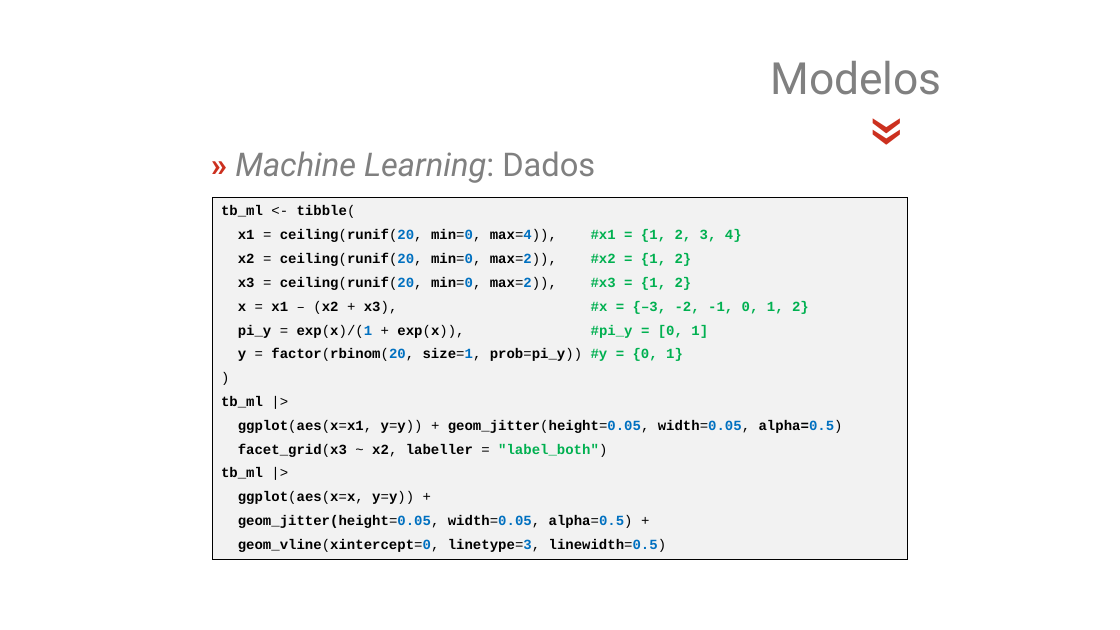
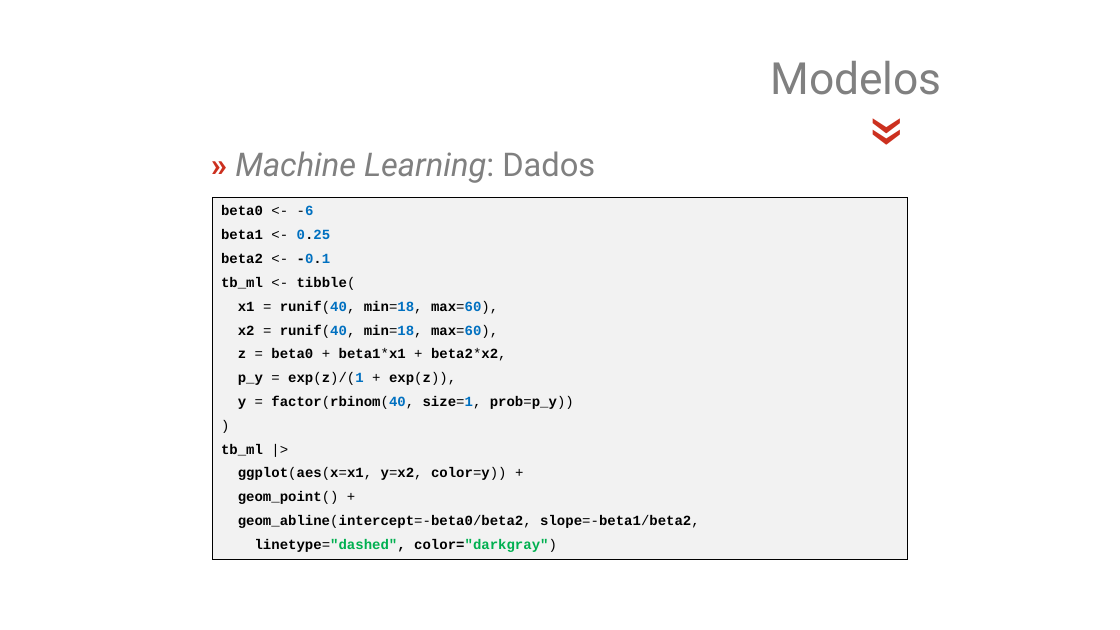
Before and after one commit to jsollari/DSR-II2026, a slide deck: slide 25 of docs/DSR-II2026_JL_slides.pptx (slide 30 before the commit). Drawn at 1120x630 pixels with LibreOffice and Linux fonts; fonts in the diff are those of the drawing; background and template pictures are left out. Boxes give left, top, right and bottom in pixels: in the first picture for what was removed or moved away, otherwise in the second. Text is boxed around its words. In the diff, an @@ line names an element or a change of style, - is before the commit and + after.

```diff
--- a/docs/DSR-II2026_JL_slides.pptx
+++ b/docs/DSR-II2026_JL_slides.pptx
@@ text in rectangle at (221,205,331,263): paragraphs added @@
+beta0 <- -6
+beta1 <- 0.25
+beta2 <- -0.1
@@ text in rectangle at (238,301,574,409): text changed @@
-x1 = ceiling(runif(20, min=0, max=4)), #x1 = {1, 2, 3, 4}
-x2 = ceiling(runif(20, min=0, max=2)), #x2 = {1, 2}
-x3 = ceiling(runif(20, min=0, max=2)), #x3 = {1, 2}
-x = x1 – (x2 + x3), #x = {–3, -2, -1, 0, 1, 2}
-pi_y = exp(x)/(1 + exp(x)), #pi_y = [0, 1]
-y = factor(rbinom(20, size=1, prob=pi_y)) #y = {0, 1}
+x1 = runif(40, min=18, max=60),
+x2 = runif(40, min=18, max=60),
+z = beta0 + beta1*x1 + beta2*x2,
+p_y = exp(z)/(1 + exp(z)),
+y = factor(rbinom(40, size=1, prob=p_y))
@@ text in rectangle at (238,467,700,552): text changed @@
-ggplot(aes(x=x1, y=y)) + geom_jitter(height=0.05, width=0.05, alpha=0.5)
-facet_grid(x3 ~ x2, labeller = "label_both")
-tb_ml |>
-ggplot(aes(x=x, y=y)) +
-geom_jitter(height=0.05, width=0.05, alpha=0.5) +
-geom_vline(xintercept=0, linetype=3, linewidth=0.5)
+ggplot(aes(x=x1, y=x2, color=y)) +
+geom_point() +
+geom_abline(intercept=-beta0/beta2, slope=-beta1/beta2,
+linetype="dashed", color="darkgray")
```
Also in this commit, not shown: 11 other slides changed, 2 slides added, 5 slides removed, 23 other files.
